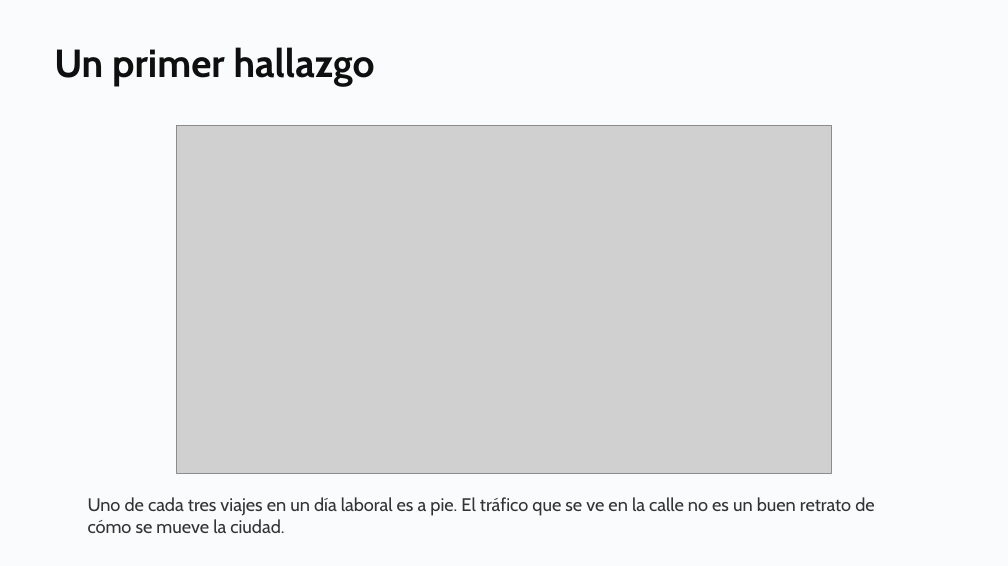
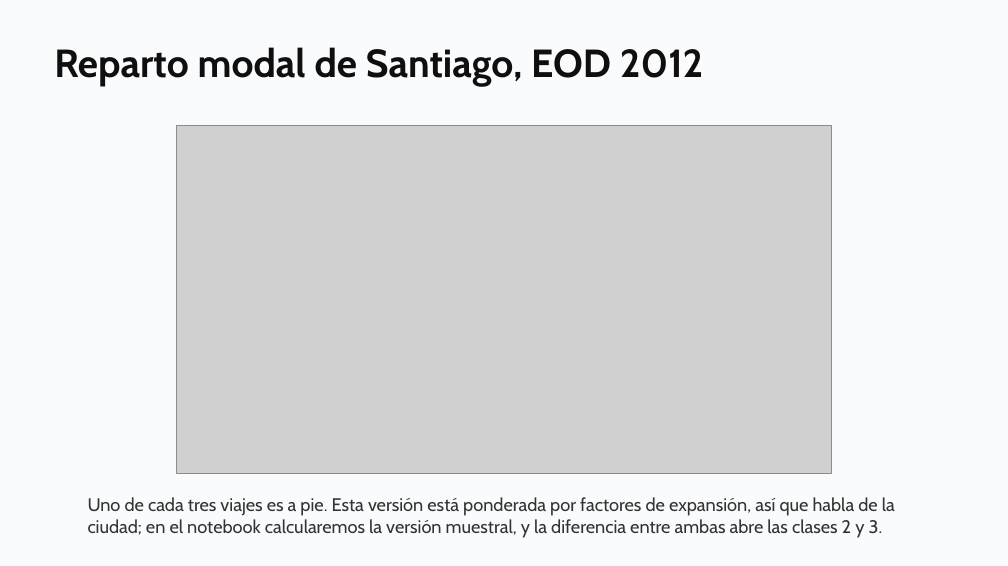
Before and after one commit to daniopitz/diplomado-cdd, a slide deck: slide 28 of presentaciones/clase01_fundamentos_ecosistema.pptx (slide 15 before the commit). Drawn at 1008x566 pixels with LibreOffice and Linux fonts; fonts in the diff are those of the drawing; grey boxes stand for pictures. Boxes give left, top, right and bottom in pixels: in the first picture for what was removed or moved away, otherwise in the second. Text is boxed around its words. In the diff, an @@ line names an element or a change of style, - is before the commit and + after.

```diff
--- a/presentaciones/clase01_fundamentos_ecosistema.pptx
+++ b/presentaciones/clase01_fundamentos_ecosistema.pptx
@@ text at bbox=[54, 47, 704, 87]: text changed @@
-Un primer hallazgo
+Reparto modal de Santiago, EOD 2012
@@ text at bbox=[88, 497, 895, 538]: text changed @@
-Uno de cada tres viajes en un día laboral es a pie. El tráfico que se ve en la calle no es un buen retrato de cómo se mueve la ciudad.
+Uno de cada tres viajes es a pie. Esta versión está ponderada por factores de expansión, así que habla de la ciudad; en el notebook calcularemos la versión muestral, y la diferencia entre ambas abre las clases 2 y 3.
```
Also in this commit, not shown: 14 other slides changed, 1 slide added, 8 slides removed, 1 other file.
